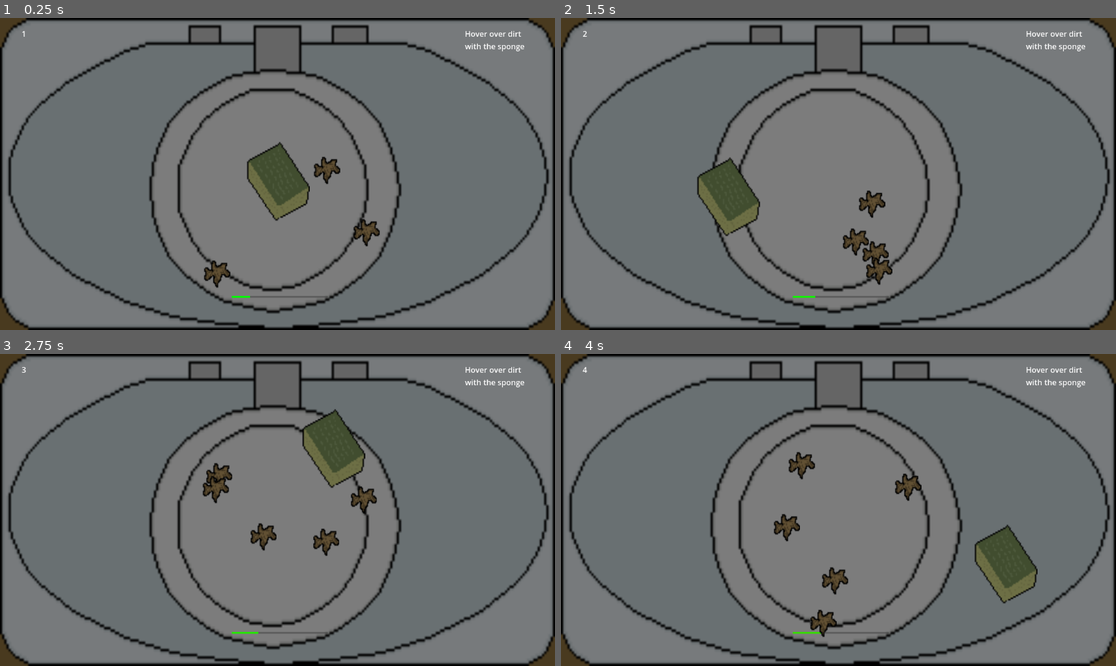
Above: before the commit, frames 1-4 (two rows, left to right).
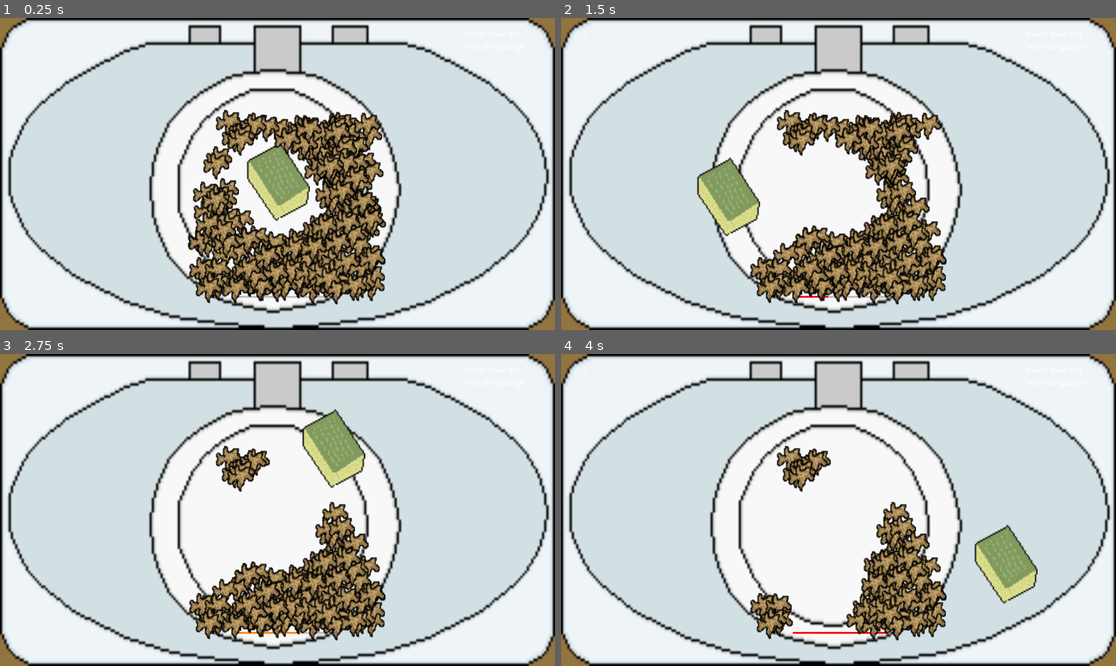
Above: after the commit, the same moments.

Repository: Warreign/fortune-favors-the-bold
Game: Godot game, scene res://Scenes/DishWash.tscn
The game is run twice, just before and just after one commit, with the same random seed, the same clock (stepped at 60 frames per second) and the same inputs. The project has no main scene, so this scene is started directly.
Inputs (mouse positions are in pixels of both pictures, inside the frame that each line leads up to):
- Up to frame 1 (0.25 s): no input
- Up to frame 2 (1.5 s): tap Enter at 0.5 s; move the mouse to (960, 158) at 0.52 s; move the mouse to (727, 189) at 1.27 s
- Up to frame 3 (2.75 s): tap Space at 2 s; move the mouse to (333, 441) at 2.02 s
- Up to frame 4 (4 s): tap Enter at 2.75 s; move the mouse to (810, 572) at 2.77 s; tap Space at 3.5 s; move the mouse to (1005, 556) at 3.52 s

The runs differ from the first frame. In frame 1, 97% of the frame differs, in the area x 0-100%, y 0-100%; in frame 2, 97%; in frame 3, 97%; in frame 4, 97%.

Commit message:
added light, increased hair number

Diff:
--- a/Scenes/DishWash.tscn
+++ b/Scenes/DishWash.tscn
@@ -54,7 +54,7 @@
 
 [node name="CorrectLabel" type="Label" parent="CenterContainer/Control"]
 visible = false
-layout_mode = 2
+layout_mode = 0
 offset_left = -8.5
 offset_top = 0.5
 offset_right = 49.5
@@ -65,7 +65,7 @@
 
 [node name="WrongLabel" type="Label" parent="CenterContainer/Control"]
 visible = false
-layout_mode = 2
+layout_mode = 0
 offset_left = -8.5
 offset_top = 0.5
 offset_right = 49.5
@@ -84,9 +84,10 @@
 [node name="DirtSpawner" type="Node" parent="."]
 script = ExtResource("1_hivxq")
 dirt_prefab = ExtResource("2_sjp6k")
+DIRT_NUMBER = 300
 
 [node name="ThinkTimer" type="Timer" parent="DirtSpawner"]
-wait_time = 1.2
+wait_time = 4.0
 autostart = true
 
 [node name="CorrectTimer" type="Timer" parent="DirtSpawner"]
@@ -131,6 +132,8 @@
 text = "Hover over dirt
 with the sponge"
 
+[node name="DirectionalLight2D" type="DirectionalLight2D" parent="."]
+
 [connection signal="timeout" from="DirtSpawner/ThinkTimer" to="DirtSpawner" method="_on_timer_timeout"]
 [connection signal="timeout" from="DirtSpawner/CorrectTimer" to="DirtSpawner" method="_on_correct_timer_timeout"]
 [connection signal="timeout" from="DirtSpawner/WrongTimer" to="DirtSpawner" method="_on_wrong_timer_timeout"]
--- a/Scripts/dirt_spawner.gd
+++ b/Scripts/dirt_spawner.gd
@@ -3,7 +3,7 @@
 var sb
 
 @export var dirt_prefab: PackedScene
-@export var DIRT_NUMBER = 5
+@export var DIRT_NUMBER = 1000
 
 var colorRed = Color("ff0000")
 var colorOrange = Color("e8680f")
Not shown: 1 places in Scenes/DishWash.tscn that only renumber resources
